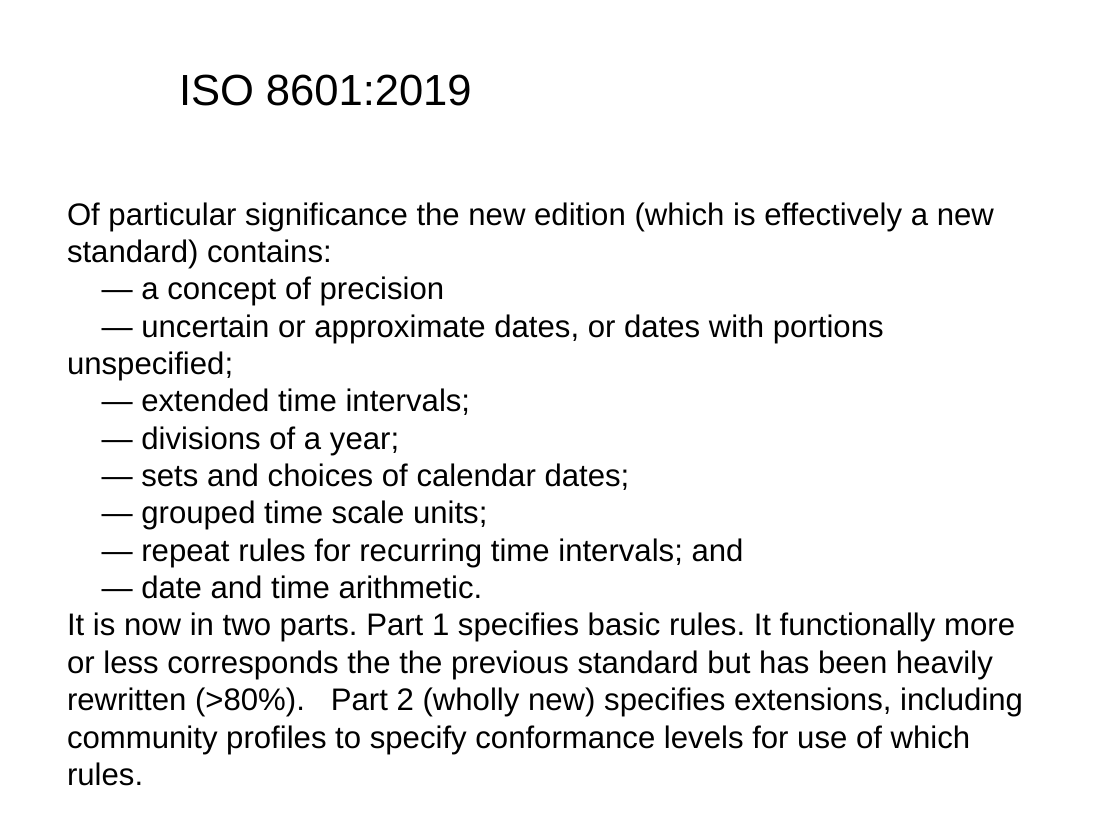
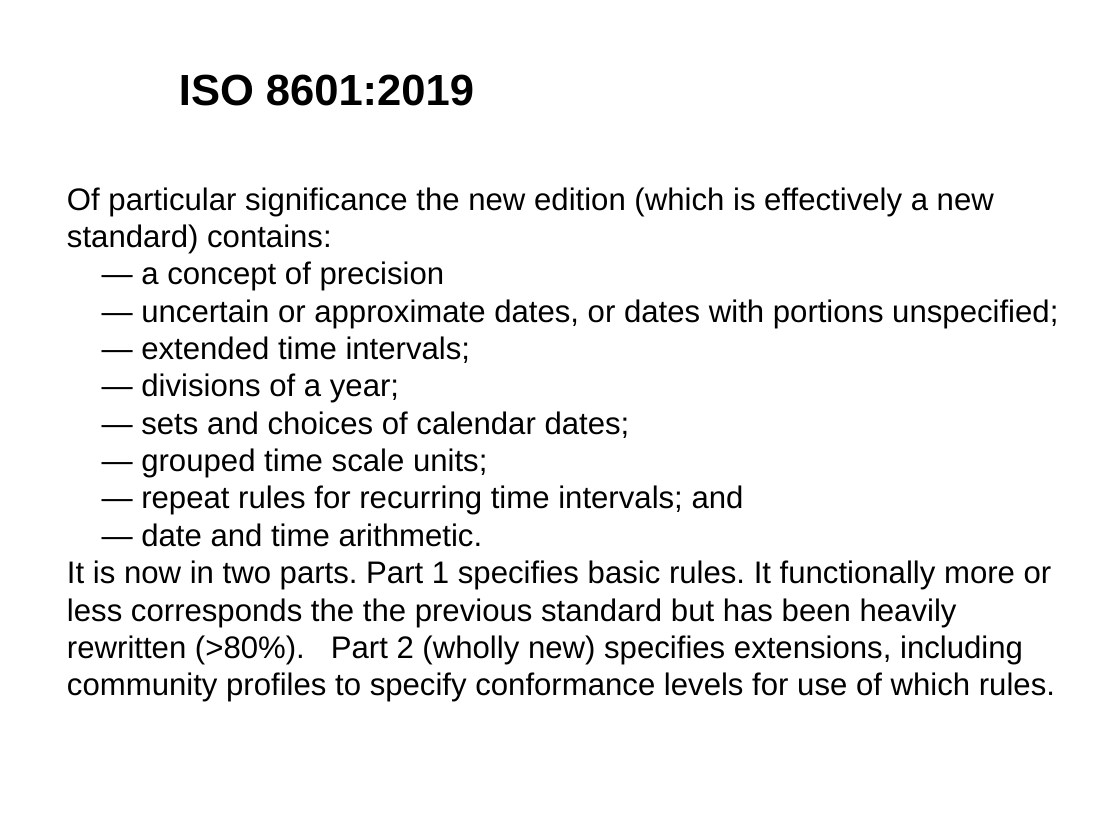
Before and after one commit to re-Isearch/date, a slide deck: slide 38 of Slides/ISO8601-Presentation.pptx (slide 37 before the commit). Drawn at 1120x840 pixels with LibreOffice and Linux fonts; fonts in the diff are those of the drawing. Boxes give left, top, right and bottom in pixels: in the first picture for what was removed or moved away, otherwise in the second. Text is boxed around its words. In the diff, an @@ line names an element or a change of style, - is before the commit and + after.

```diff
--- a/Slides/ISO8601-Presentation.pptx
+++ b/Slides/ISO8601-Presentation.pptx
@@ text "ISO 8601:2019" at <box>179,74,474,106</box>: bold on @@
@@ text "Of particular significance the new ..." rewrapped from <box>67,202,1023,786</box> to <box>67,187,1058,702</box> @@
```
Also in this commit, not shown: 5 other slides changed, 3 slides added, 1 other file.
